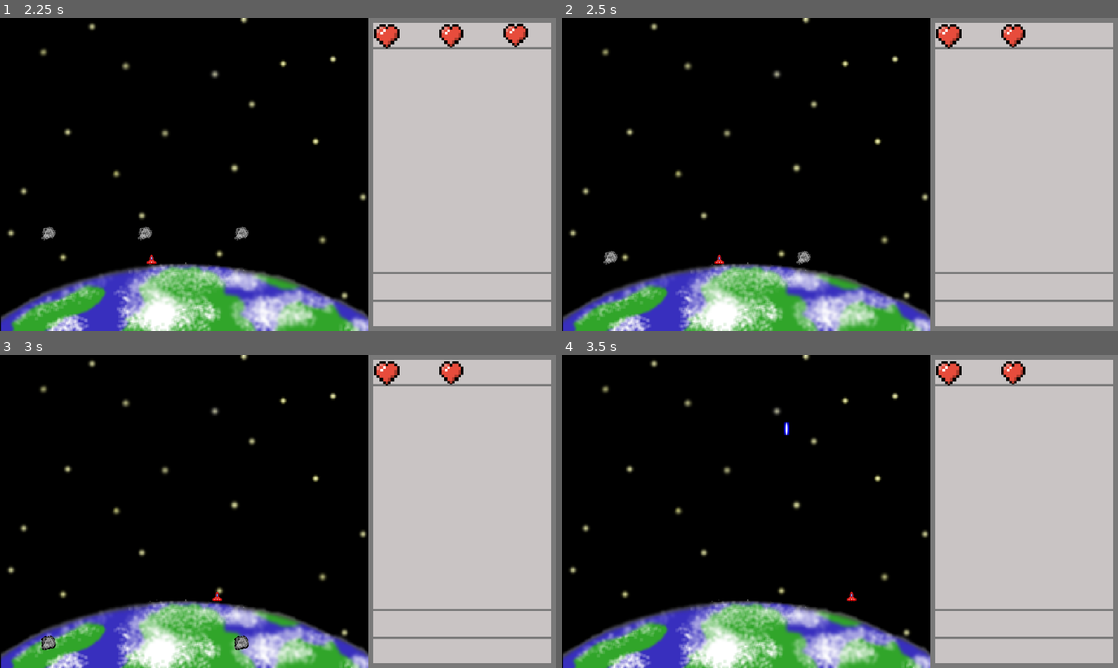
Above: before the commit, frames 1-4 (two rows, left to right).
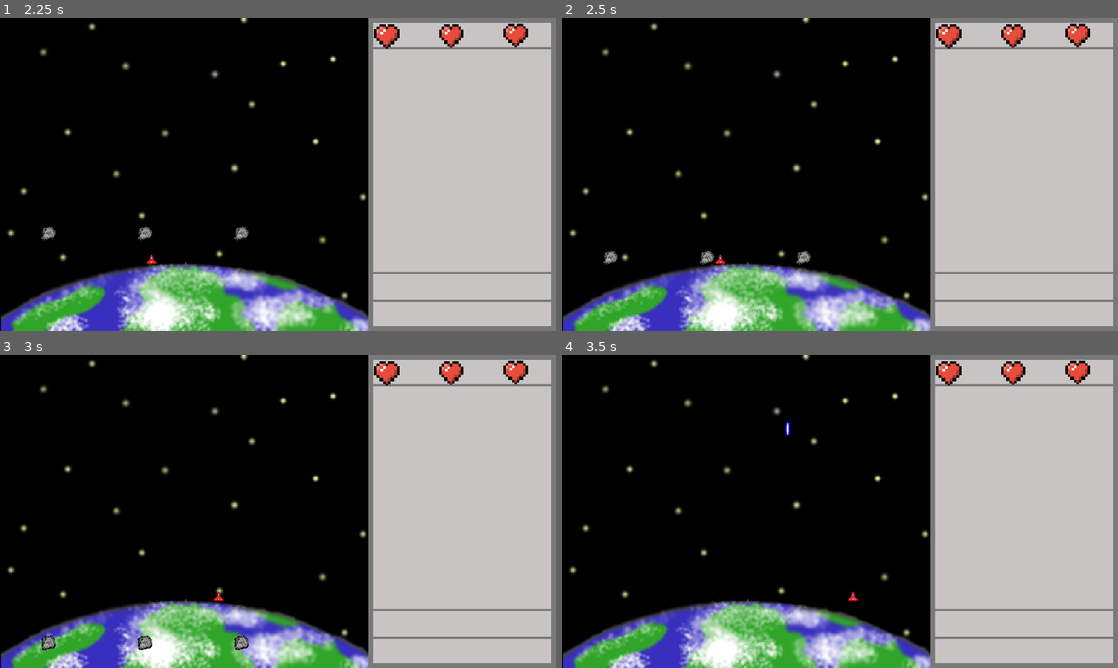
Above: after the commit, the same moments.

Repository: Pchristy03/EAP-Redox
Game: Godot game, scene res://main.tscn
Two runs of this game, one before a commit and one after it. Both use one fixed random seed, a clock stepped at 60 frames per second and the inputs below.
Inputs:
- Up to frame 1 (2.25 s): tap Enter (ui_accept) at 0.5, 0.77, 1.52 s; hold Right (ui_right) 0.53-1.28 s; hold Left (ui_left) 1.28-2.03 s; hold Right (ui_right) from 2.03 s (still down)
- Up to frame 2 (2.5 s): keep holding Right (ui_right)
- Up to frame 3 (3 s): keep holding Right (ui_right)
- Up to frame 4 (3.5 s): keep holding Right (ui_right); tap Enter (ui_accept) at 3.02 s

Frame 1 is identical in both runs. In frame 2, 0.4% of the frame differs, in the area x 24-95%, y 1-79%; in frame 3, 0.4%, in the area x 24-95%, y 1-95%; in frame 4, 0.3%.

Commit message:
Particle Explosion

Diff:
--- a/asteroid.gd
+++ b/asteroid.gd
@@ -17,6 +17,10 @@
 func _on_visible_on_screen_notifier_2d_screen_exited():
 	queue_free()
 
+func activate_particle():
+	$Explosion.emitting = true
+	await get_tree().create_timer(0.5).timeout
+	queue_free()
 
 func _on_area_2d_body_entered(body):
 	if body.is_in_group("projectiles"):
--- a/asteroid.tscn
+++ b/asteroid.tscn
@@ -76,7 +76,8 @@
 turbulence_initial_displacement_max = 6.3
 
 [node name="Asteroid" type="RigidBody2D"]
-collision_layer = 3
+collision_layer = 13
+collision_mask = 12
 gravity_scale = 0.0
 script = ExtResource("1_6ar2y")
 metadata/_edit_group_ = true
--- a/projectile.gd
+++ b/projectile.gd
@@ -13,3 +13,10 @@
 
 func _on_visible_on_screen_notifier_2d_screen_exited():
 	queue_free()
+
+
+
+func _on_body_entered(body):
+	print("test")
+	body.activate_particle()
+	queue_free()
--- a/projectile.tscn
+++ b/projectile.tscn
@@ -7,6 +7,8 @@
 size = Vector2(12, 28)
 
 [node name="Projectile" type="Area2D" groups=["projectiles"]]
+collision_layer = 12
+collision_mask = 12
 script = ExtResource("1_2ltaw")
 
 [node name="Sprite2D" type="Sprite2D" parent="."]
@@ -18,4 +20,6 @@
 
 [node name="VisibleOnScreenNotifier2D" type="VisibleOnScreenNotifier2D" parent="."]
 
+[connection signal="area_entered" from="." to="." method="_on_area_entered"]
+[connection signal="body_entered" from="." to="." method="_on_body_entered"]
 [connection signal="screen_exited" from="VisibleOnScreenNotifier2D" to="." method="_on_visible_on_screen_notifier_2d_screen_exited"]
